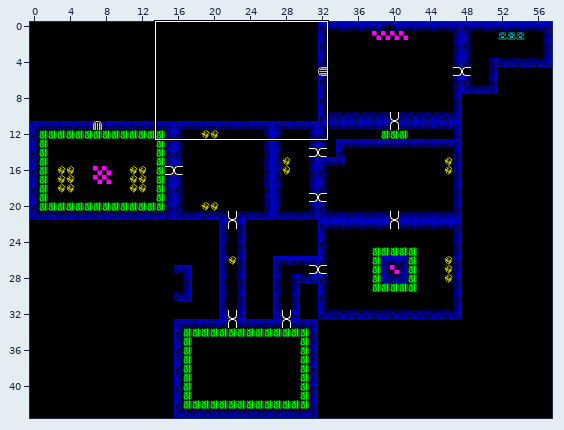
Level history. Tiled map: assets/maps/warehouse.tmx. The picture above shows the old version from afar; the outline marks the close-up.
Close-up. The starting point:
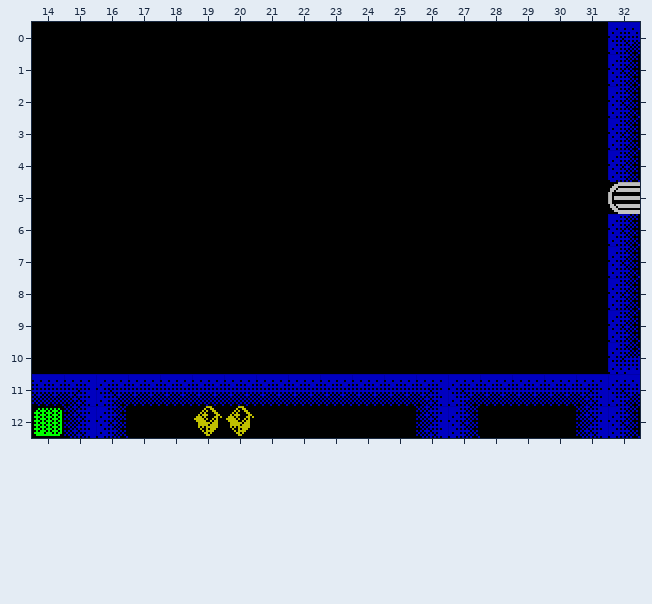
Cells are 16x16 px. Shown: x 14..32, y 0..12. The commit also changed other parts of the map, which this record leaves out. Tiles whose own drawing changed are shown in their newer look in all pictures.
Once edited:
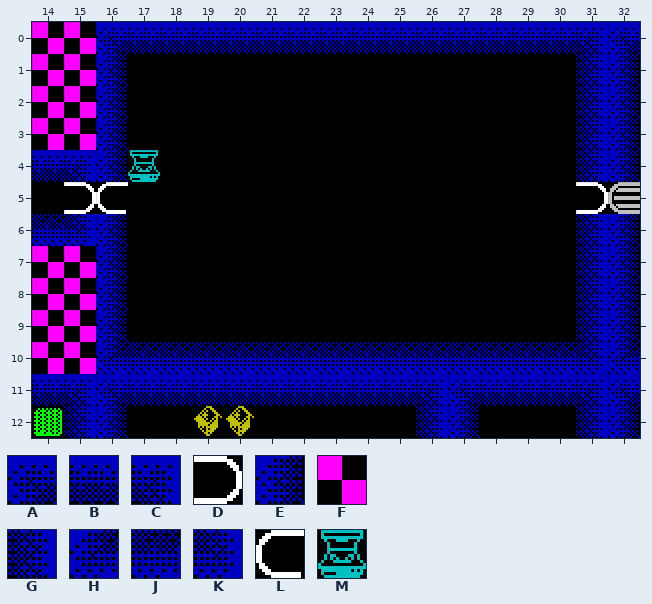
Key: from "warehouse": A 3, B 4, C 5, D 8, E 9, F 10, G 11, H 15, J 16, K 17, L 20, M 27.
_ is an empty cell.
Difference:
Layer "Tiles":
There is now tile A in row 0 at x 16.
There is now tile B in row 0 at x 17 to 30; in row 4 at x 14.
There is now tile C in row 0 at x 31; in row 4 at x 15.
There is now tile D in row 5 at x 15 and 31.
There is now tile E in rows 1 to 4 at x 16; in rows 6 to 9 at x 16.
There is now tile F in rows 0 to 3 at x 14 to 15; in rows 7 to 10 at x 14 to 15.
There is now tile G in rows 1 to 4 at x 31; in rows 6 to 9 at x 31.
There is now tile H in row 10 at x 16.
There is now tile J in row 6 at x 14; in row 10 at x 17 to 30.
There is now tile K in row 6 at x 15; in row 10 at x 31.
There is now tile L in row 5 at x 16.
There is now tile M in row 4 at x 17.
Where, in picture pixels (left, top, right, bottom), the same in both close-ups:
added: (32, 22, 608, 374)
